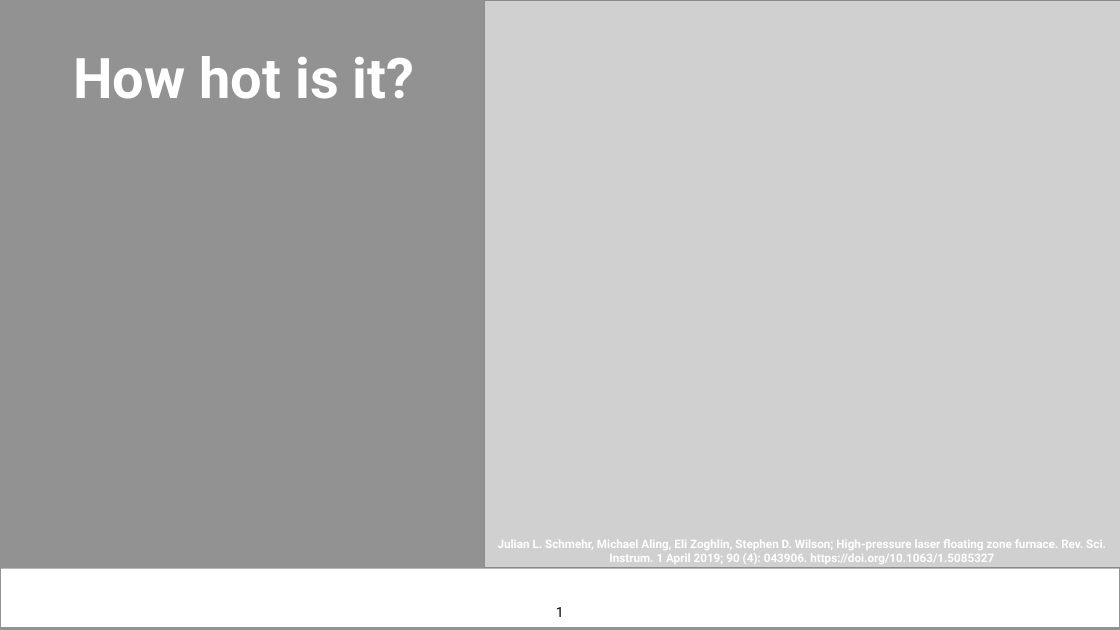
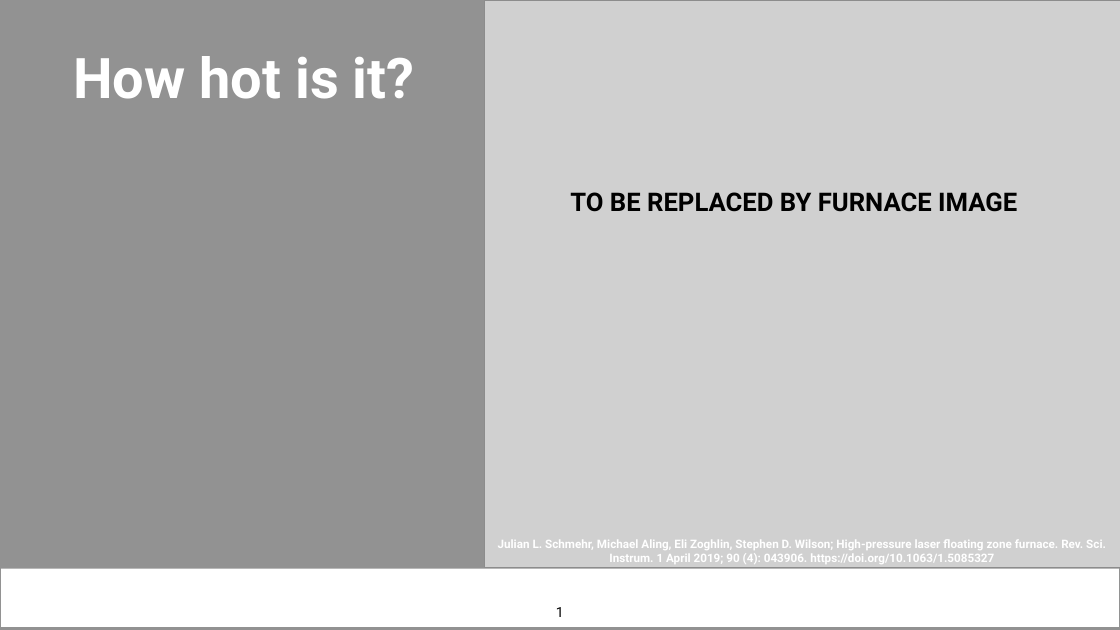
Before and after one commit to NamanJParikh/reu2024-hyperspectral-camera, a slide deck: slide 1 of presentation/REU Presentation (2024) template.pptx. Drawn at 1120x630 pixels with LibreOffice and Linux fonts; fonts in the diff are those of the drawing; grey boxes stand for pictures; background and template pictures are left out. Boxes give left, top, right and bottom in pixels: in the first picture for what was removed or moved away, otherwise in the second. Text is boxed around its words. In the diff, an @@ line names an element or a change of style, - is before the commit and + after.

Commit message:
Presentation updates

```diff
--- a/presentation/REU Presentation (2024) template.pptx
+++ b/presentation/REU Presentation (2024) template.pptx
@@ text added at [570, 192, 1017, 212], 44 pt, text #000000, bold @@
+TO BE REPLACED BY FURNACE IMAGE
```
Also in this commit, not shown: 2 slides added.
